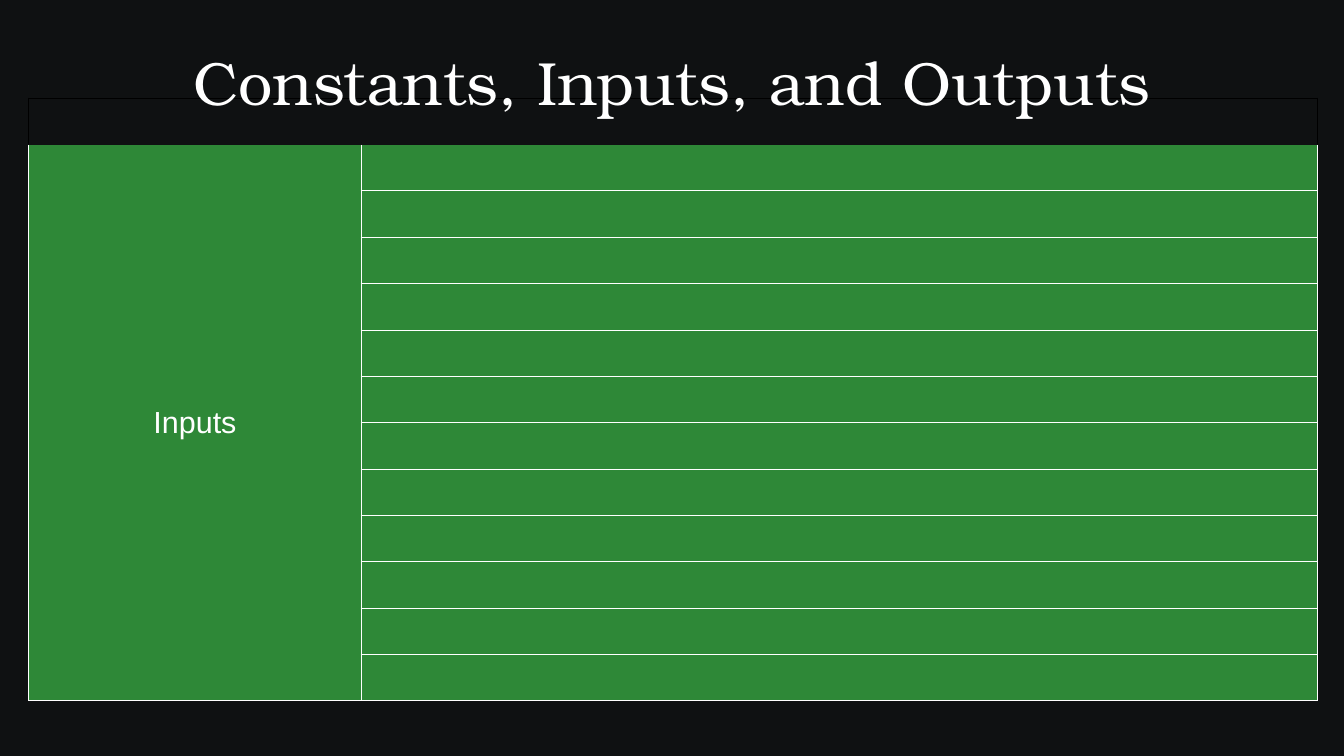
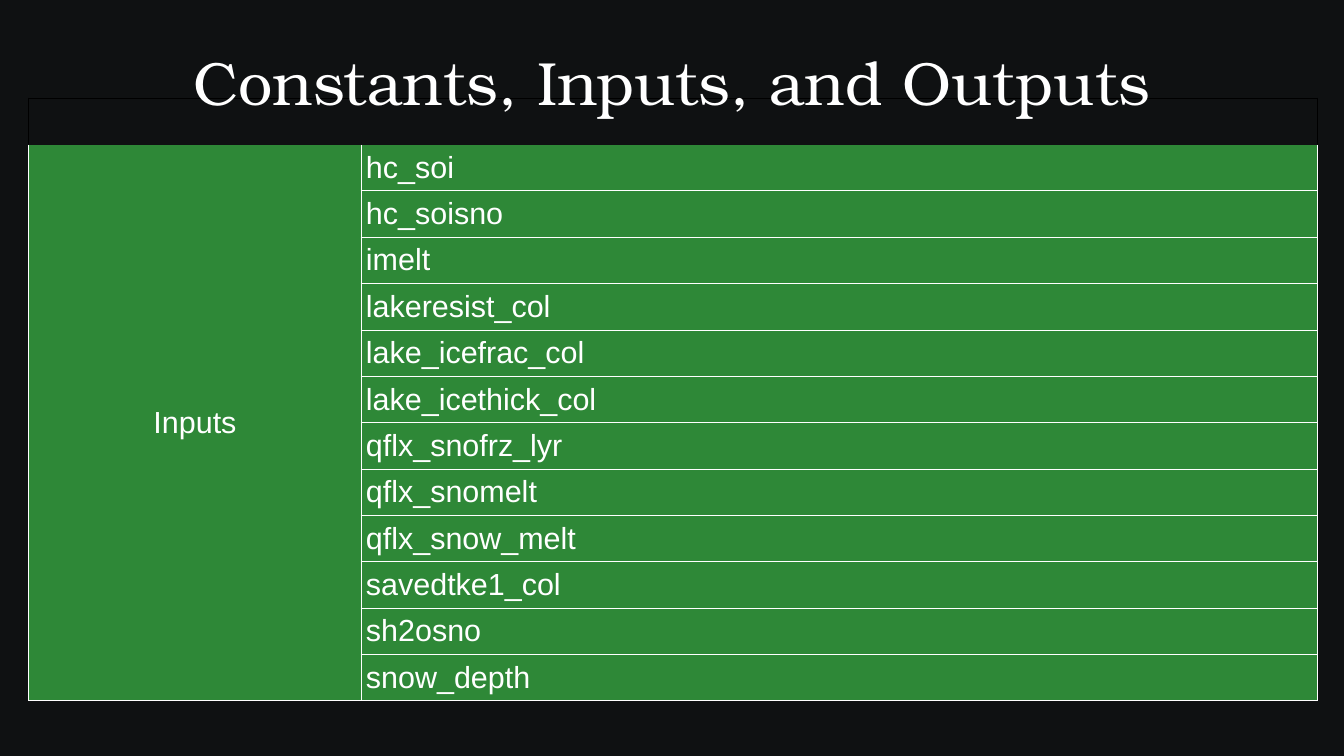
Before and after one commit to SamAllen06/lake_temp_work, a slide deck: slide 11 of documentation/for_collaborators/TestingSoftwareOverview.odp (slide 9 before the commit). Drawn at 1344x756 pixels with LibreOffice and Linux fonts; fonts in the diff are those of the drawing. Boxes give left, top, right and bottom in pixels: in the first picture for what was removed or moved away, otherwise in the second. Text is boxed around its words. In the diff, an @@ line names an element or a change of style, - is before the commit and + after.

Commit message:
Updated Constants, Inputs, and Outputs table
Added most but not all constants, inputs, and outputs

```diff
--- a/documentation/for_collaborators/TestingSoftwareOverview.odp
+++ b/documentation/for_collaborators/TestingSoftwareOverview.odp
@@ table at <box>29,99,1318,698</box> @@
-row 2, column 2: 
+row 2, column 2: hc_soi
-row 3, column 2: 
+row 3, column 2: hc_soisno
-row 4, column 2: 
+row 4, column 2: imelt
-row 5, column 2: 
+row 5, column 2: lakeresist_col
-row 6, column 2: 
+row 6, column 2: lake_icefrac_col
-row 7, column 2: 
+row 7, column 2: lake_icethick_col
-row 8, column 2: 
+row 8, column 2: qflx_snofrz_lyr
-row 9, column 2: 
+row 9, column 2: qflx_snomelt
-row 10, column 2: 
+row 10, column 2: qflx_snow_melt
-row 11, column 2: 
+row 11, column 2: savedtke1_col
-row 12, column 2: 
+row 12, column 2: sh2osno
-row 13, column 2: 
+row 13, column 2: snow_depth
```
Also in this commit, not shown: 3 other slides changed, 1 slide added, 2 other files.
